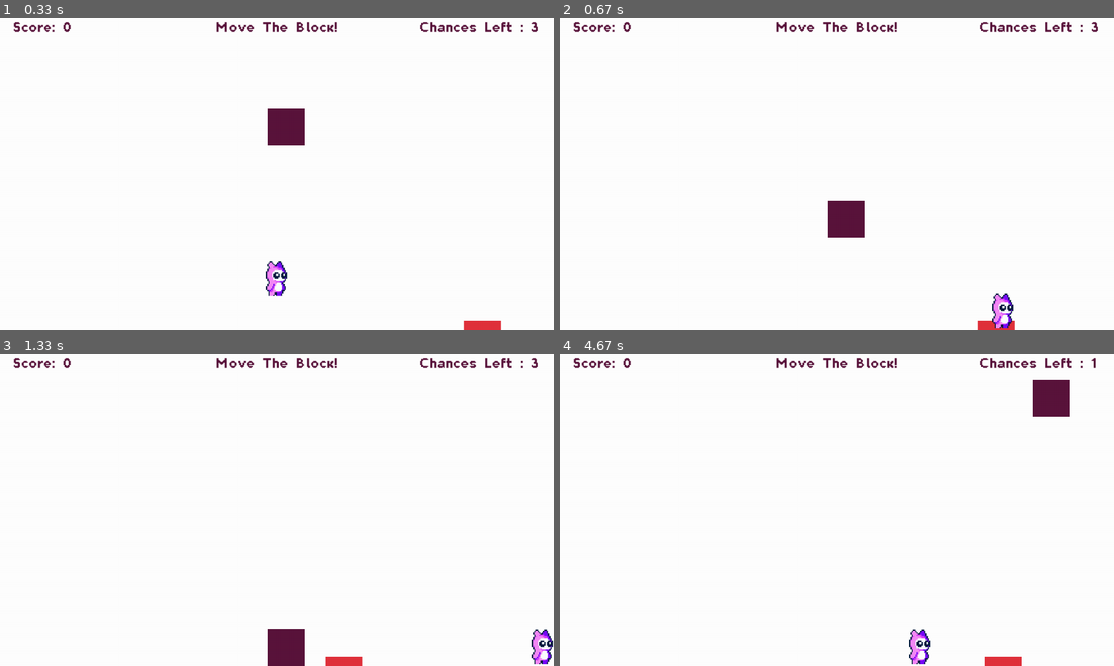
Above: before the commit, frames 1-4 (two rows, left to right).
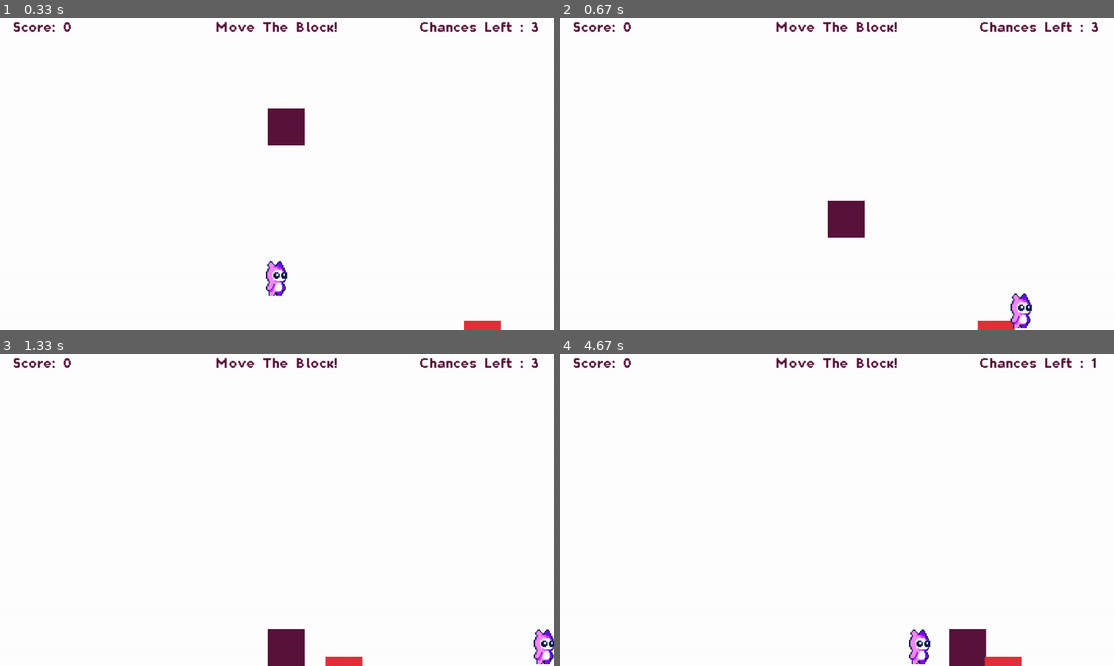
Above: after the commit, the same moments.

Repository: katlehoribisi/Move-the-block-pygame
Game: pygame game, started from my_py_game/game.py
Same seed, same stepped clock (60 frames per second), same inputs: the game is played once before the commit and once after it.
Inputs:
- Up to frame 1 (0.33 s): no input
- Up to frame 2 (0.67 s): hold D from 0.33 s (still down)
- Up to frame 3 (1.33 s): release D at 0.8 s; hold W 0.83-1.13 s; hold D from 1.17 s (still down)
- Up to frame 4 (4.67 s): release D at 1.63 s; hold A 1.67-2.2 s; hold A 2.23-2.63 s; hold W 2.67-3.03 s; hold D 3.07-3.7 s; hold A 3.73-4.2 s; hold D from 4.23 s (still down)

Frame 1 is identical in both runs. In frame 2, 0.6% of the frame differs, in the area x 78-86%, y 88-100%; in frame 3, 0.3%; in frame 4, 1.6%, in the area x 70-92%, y 8-100%.

Commit message:
Updated gameplay.py
Added a highscore and fixed playability.

Diff:
--- a/my_py_game/game.py
+++ b/my_py_game/game.py
@@ -1,4 +1,4 @@
-import pygame, random, os
+import pygame, random, os, time
 
 #Initialize pygame and create clock
 pygame.init()
@@ -19,20 +19,22 @@
 WHITE = (255,255,255)
 RED = (225,50,60)
 DARK_RED = (90,20,60)
+BLUE = (60,110,220)
 
 #Game settings
-VELOCITY = 18
+VELOCITY = 20
 GRAVITY = 9.8
 jump = False
 jump_y = 20
 movement = [False,False]
 top = False
-move_box_velocity = 8
+move_box_velocity = 15
 move_floor = [5,-5]
 
 
 score = 0
 timer = 3
+highscore = 0
 
 #Obstacles
 box = pygame.Rect(WIDTH//2-20,50,80,80)
@@ -62,15 +64,15 @@
 gameover_rect.x = WIDTH//2-170
 gameover_rect.y = HEIGHT//2-50
 
-pressAnyKey = font.render("Press Any Key To Play Again.",True,GREY)
-pressAnyKey_rect = pressAnyKey.get_rect()
-pressAnyKey_rect.x = WIDTH//2-230
-pressAnyKey_rect.y = HEIGHT//2+30
+pressSpacebar = font.render("Press Spacebar To Play Again.",True,GREY)
+pressSpacebar_rect = pressSpacebar.get_rect()
+pressSpacebar_rect.x = WIDTH//2-230
+pressSpacebar_rect.y = HEIGHT//2+30
 
 # Game sounds
-box_out = pygame.mixer.Sound("Music/YOP.wav")
-box_drop = pygame.mixer.Sound("Music/WUP.wav")
-pygame.mixer.music.load("Music/jooz.wav")
+box_out = pygame.mixer.Sound("Music/YOP.mp3")
+box_drop = pygame.mixer.Sound("Music/WUP.mp3")
+pygame.mixer.music.load("Music/jooz.mp3")
 pygame.mixer.music.play(-1)
 pygame.mixer.music.set_volume(0.1)
 
@@ -81,7 +83,10 @@
 
     while pause:
         screen.blit(gameover,gameover_rect)
-        screen.blit(pressAnyKey,pressAnyKey_rect)
+        screen.blit(pressSpacebar,pressSpacebar_rect)
+        screen.blit(highScore_text,highScore_rect)
+        pygame.mixer.music.set_volume(0.3)
+
         pygame.display.update()
 
         for event in pygame.event.get():
@@ -89,7 +94,8 @@
                 pygame.quit()
 
             if event.type == pygame.KEYDOWN:
-                pause = False
+                if event.key == pygame.K_SPACE:
+                    pause = False
 
 #Game loop
 looping = True
@@ -145,9 +151,8 @@
 
         # Reset game values
         if timer == 0:
-
-            move_box_velocity = 8
-            VELOCITY = 18
+            move_box_velocity = 15
+            VELOCITY = 20
             move_floor[1] = -5
 
             paused()
@@ -188,6 +193,10 @@
     # if box out of screen
     if (box.right < 0 or box.left > WIDTH):
         score += 1
+
+        if score > highscore:
+            highscore = score
+
         box_drop.play()
 
         # rand x integer
@@ -197,8 +206,9 @@
         box.y = 0
 
         # Make block, character and floor move faster
-        move_box_velocity += 1
-        VELOCITY += 1
+        # limit = 20
+        # if move_box_velocity < limit:
+        #     move_box_velocity += 1
 
         # # Randomly disperse floor
         # rand_floor = random.randint(50,1100)
@@ -256,6 +266,12 @@
     timer_rect.x = WIDTH-290
     timer_rect.y = 50
 
+    # Highscore
+    highScore_text = font.render("Your Highscore: "+str(highscore),True,DARK_RED)
+    highScore_rect = highScore_text.get_rect()
+    highScore_rect.x = WIDTH//2-300
+    highScore_rect.y = HEIGHT//2+80
+
     #Blit images
     screen.blit(player,player_rect)
     screen.blit(gameHeader,gameHeader_rect)
